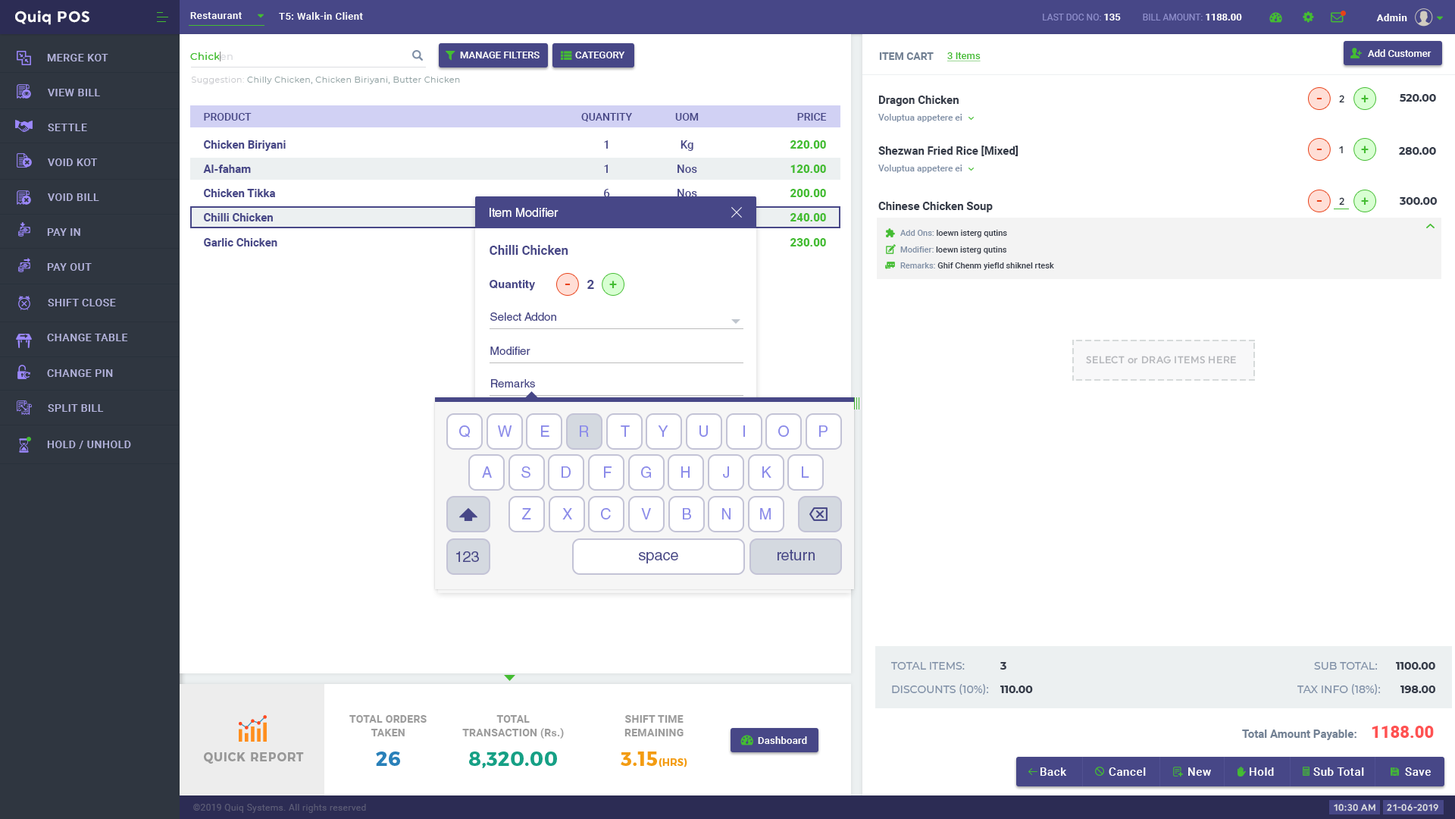
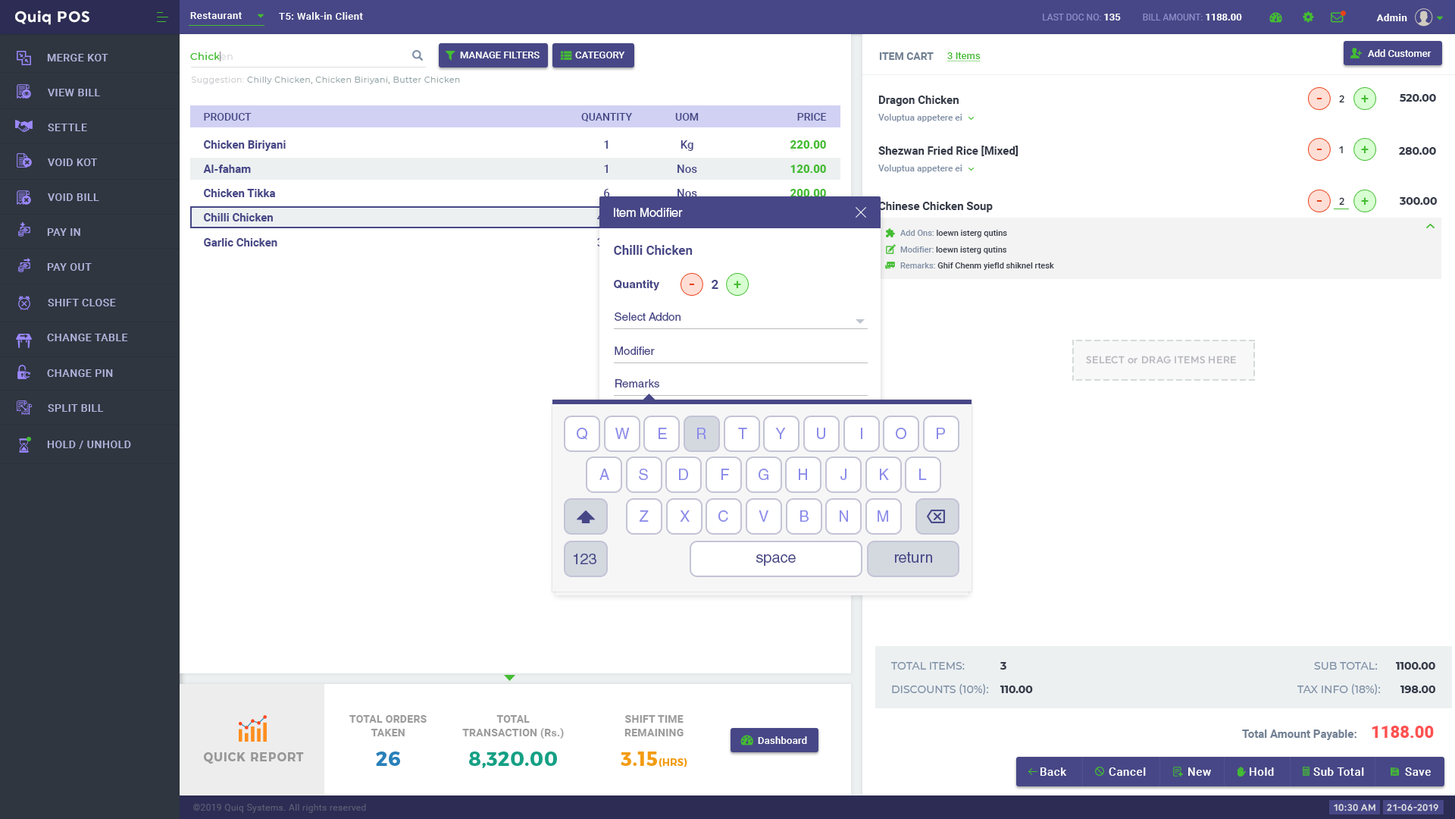
Revision of a layered 1455px x 819px image; what changed, layer by layer:
added group "Group 7" with 84 layers above "Group 4" over [552, 196, 972, 596]
moved "Keys" into group "Group 7" over [435, 391, 972, 596]
painted on "Rounded Rectangle 3 copy 15" over [572, 538, 863, 577]
painted on "Rounded Rectangle 3 copy 14" (1st of 2, in "Group 7" › "Keys") over [446, 538, 608, 577]
painted on "Rounded Rectangle 3 copy 14" (2nd of 2, in "Group 7" › "Keys") over [749, 538, 960, 577]
painted on "Rounded Rectangle 3 copy 13" over [446, 495, 608, 535]
painted on "Rounded Rectangle 3 copy 12" over [798, 495, 960, 535]
painted on "Rounded Rectangle 3 copy 11" (1st of 7, in "Group 7" › "Keys") over [748, 495, 903, 535]
painted on "Rounded Rectangle 3 copy 11" (2nd of 7, in "Group 7" › "Keys") over [707, 495, 862, 535]
painted on "Rounded Rectangle 3 copy 11" (3rd of 7, in "Group 7" › "Keys") over [668, 495, 823, 535]
painted on "Rounded Rectangle 3 copy 11" (4th of 7, in "Group 7" › "Keys") over [628, 495, 783, 535]
painted on "Rounded Rectangle 3 copy 11" (5th of 7, in "Group 7" › "Keys") over [588, 495, 743, 535]
painted on "Rounded Rectangle 3 copy 11" (6th of 7, in "Group 7" › "Keys") over [548, 495, 703, 535]
painted on "Rounded Rectangle 3 copy 11" (7th of 7, in "Group 7" › "Keys") over [508, 495, 663, 535]
painted on "Rounded Rectangle 3 copy 10" (1st of 9, in "Group 7" › "Keys") over [787, 454, 942, 493]
painted on "Rounded Rectangle 3 copy 10" (2nd of 9, in "Group 7" › "Keys") over [748, 454, 903, 493]
painted on "Rectangle 11 copy 2" (1st of 2, in "Group 7" › "Keys") over [435, 397, 972, 592]
painted on "Rectangle 11 copy 2" (2nd of 2, in "Group 7" › "Keys") over [438, 400, 969, 596]
moved "Rectangle 13" into group "Group 7", painted on it over [475, 196, 881, 229]
moved "Rounded Rectangle 2" into group "Group 7", painted on it over [475, 196, 881, 434]
…and 65 more changes (45 moved_by, 20 painted, 16 stack)
